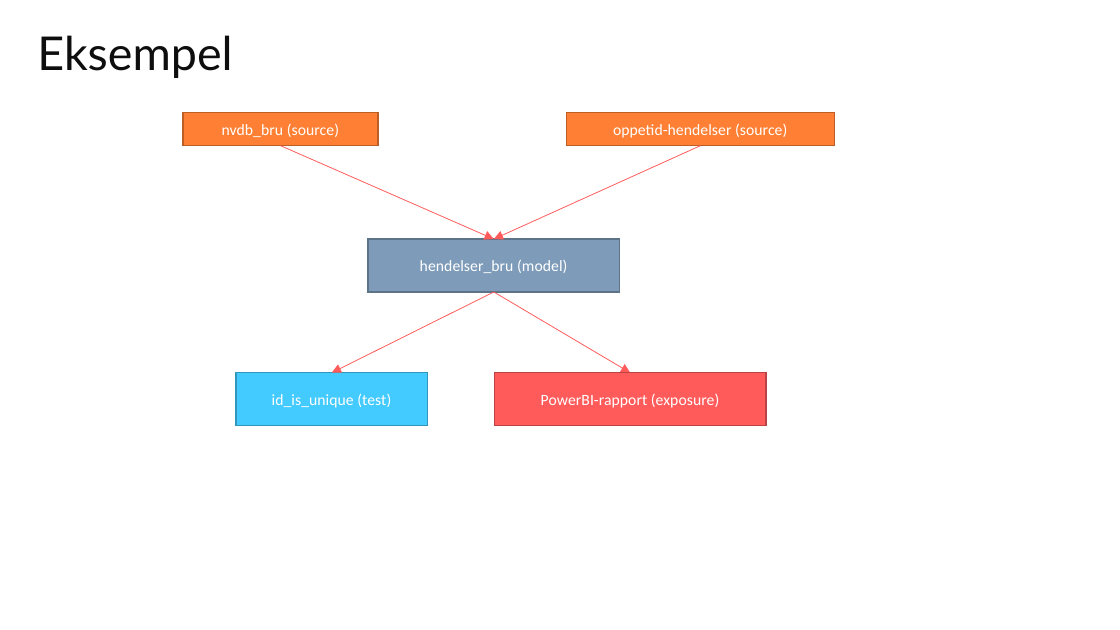
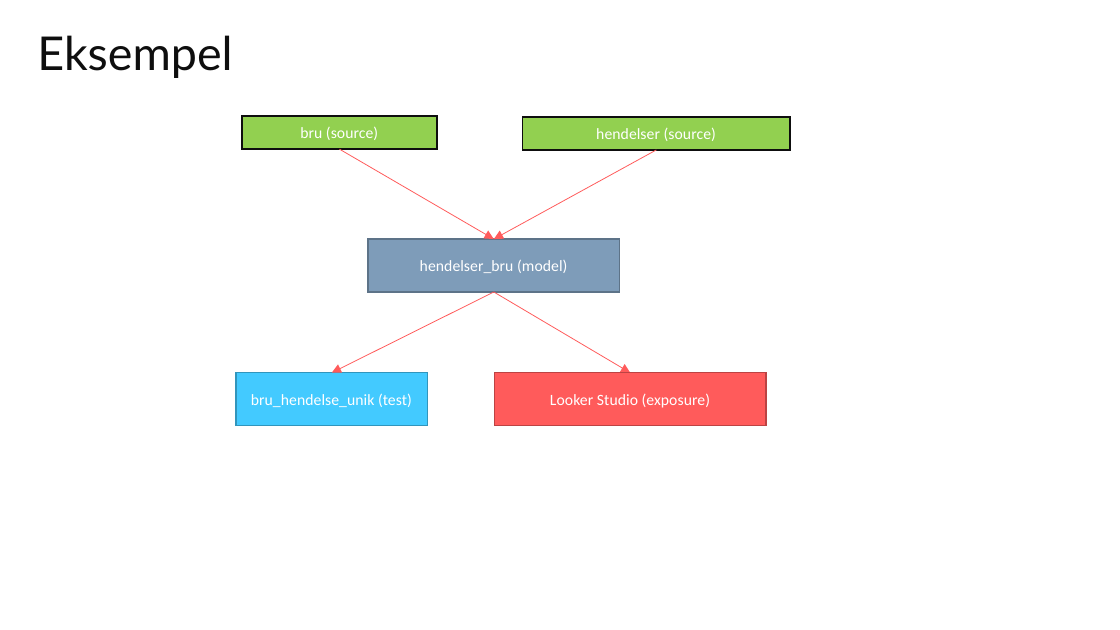
Before and after one commit to bekk/oppdrift-data-analyse, a slide deck: slide 6 of del2/dbt_intro.pptx. Drawn at 1120x630 pixels with LibreOffice and Linux fonts; fonts in the diff are those of the drawing. Boxes give left, top, right and bottom in pixels: in the first picture for what was removed or moved away, otherwise in the second. Text is boxed around its words. In the diff, an @@ line names an element or a change of style, - is before the commit and + after.

```diff
--- a/del2/dbt_intro.pptx
+++ b/del2/dbt_intro.pptx
@@ rectangle "bru (source)" at box(242, 116, 437, 150): fill #FF8034 to #92D050; outline #BD5F26 1 pt to #0E0E0E 1 pt @@
@@ rectangle "bru (source)": place and size @@
-rectangle "bru (source)" at box(183, 113, 377, 147)
+rectangle "bru (source)" at box(242, 116, 437, 150)
@@ rectangle "hendelser (source)": place and size @@
-rectangle "hendelser (source)" at box(567, 113, 834, 147)
+rectangle "hendelser (source)" at box(522, 116, 790, 150)
@@ rectangle "hendelser (source)" at box(522, 116, 790, 150): fill #FF8034 to #92D050; outline #BD5F26 1 pt to #0E0E0E 1 pt @@
@@ text in rectangle at box(300, 126, 378, 140): text changed @@
-nvdb_bru (source)
+bru (source)
@@ arrow moved from (280, 146) - (494, 239) to (339, 149) - (494, 239) @@
@@ text in rectangle at box(596, 127, 716, 141): text changed @@
-oppetid-hendelser (source)
+hendelser (source)
@@ arrow moved from (700, 146) - (494, 239) to (656, 150) - (494, 239) @@
@@ text in rectangle at box(251, 393, 412, 407): text changed @@
-id_is_unique (test)
+bru_hendelse_unik (test)
@@ text in rectangle at box(550, 394, 710, 408): text changed @@
-PowerBI-rapport (exposure)
+Looker Studio (exposure)
```
Also in this commit, not shown: 6 other slides changed.
